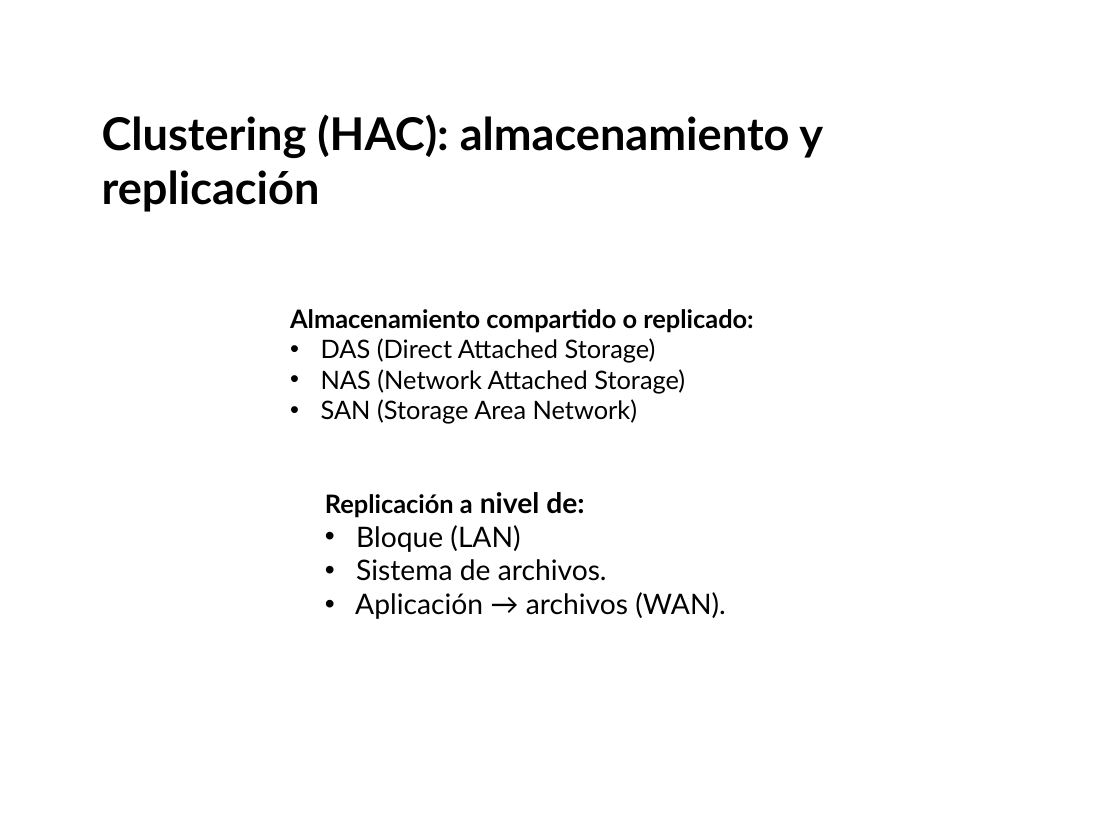
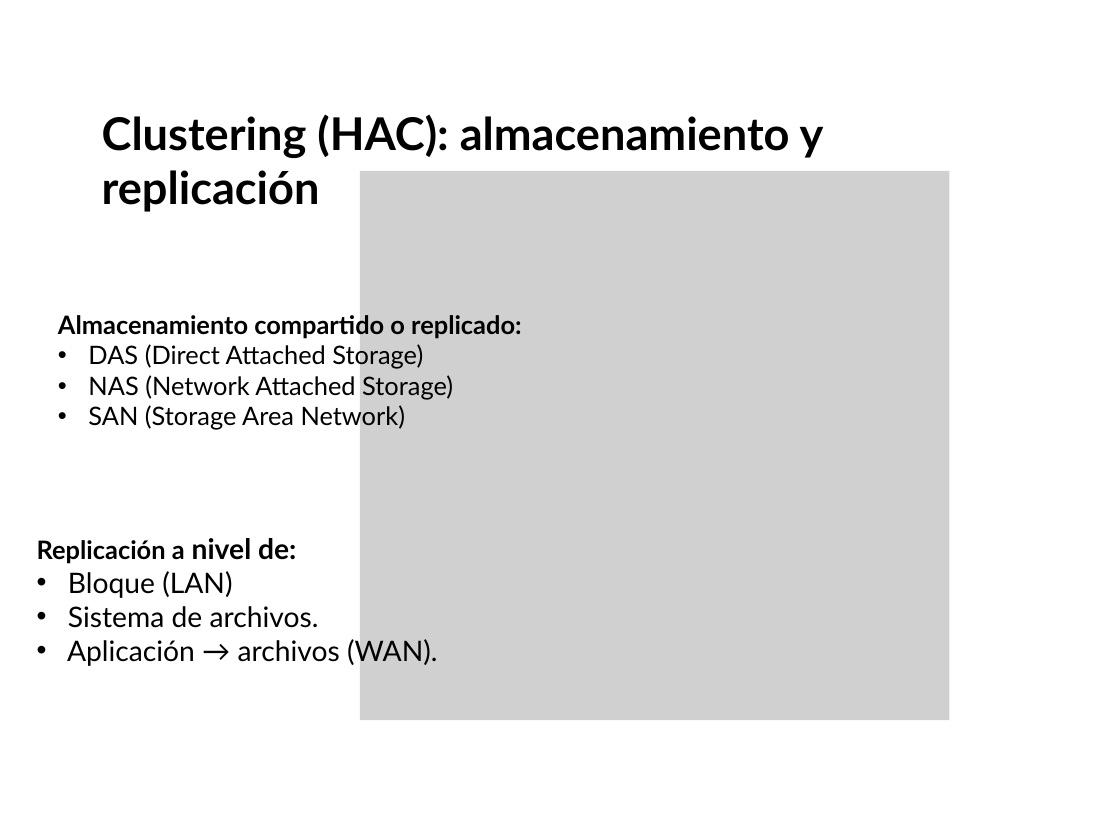
Before and after one commit to niniadcobre/asa, a slide deck: slide 6 of clases/cluster.odp (slide 4 before the commit). Drawn at 1120x840 pixels with LibreOffice and Linux fonts; fonts in the diff are those of the drawing; grey boxes stand for pictures. Boxes give left, top, right and bottom in pixels: in the first picture for what was removed or moved away, otherwise in the second. Text is boxed around its words. In the diff, an @@ line names an element or a change of style, - is before the commit and + after.

```diff
--- a/clases/cluster.odp
+++ b/clases/cluster.odp
@@ text at (x1=102, y1=114, x2=824, y2=212): text changed @@
-Clustering (HAC): almacenamiento y
-replicación
+Clustering (HAC): almacenamiento y
+replicación
@@ picture added at (x1=360, y1=171, x2=949, y2=721) @@
@@ text "Almacenamiento compartido o replicado:" moved from (x1=290, y1=309, x2=753, y2=424) to (x1=58, y1=312, x2=521, y2=430) @@
@@ text "Replicación a nivel de:" moved from (x1=325, y1=492, x2=726, y2=619) to (x1=37, y1=538, x2=438, y2=666) @@
```
Also in this commit, not shown: 9 other slides changed, 1 slide added, 2 slides removed, 4 other files.
